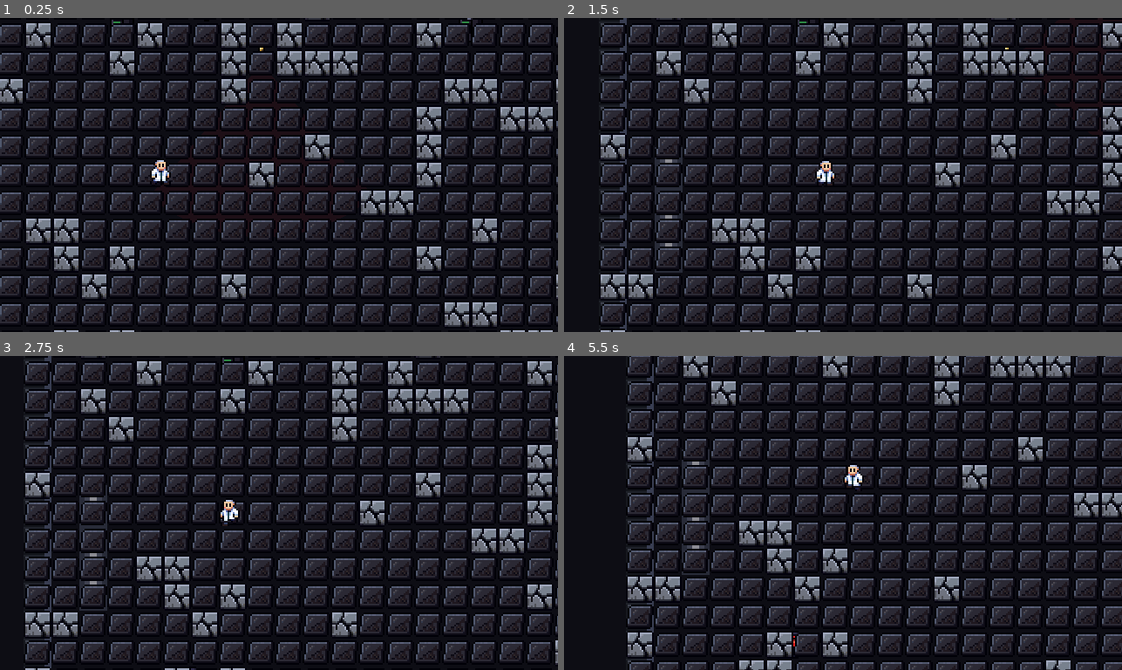
Above: before the commit, frames 1-4 (two rows, left to right).
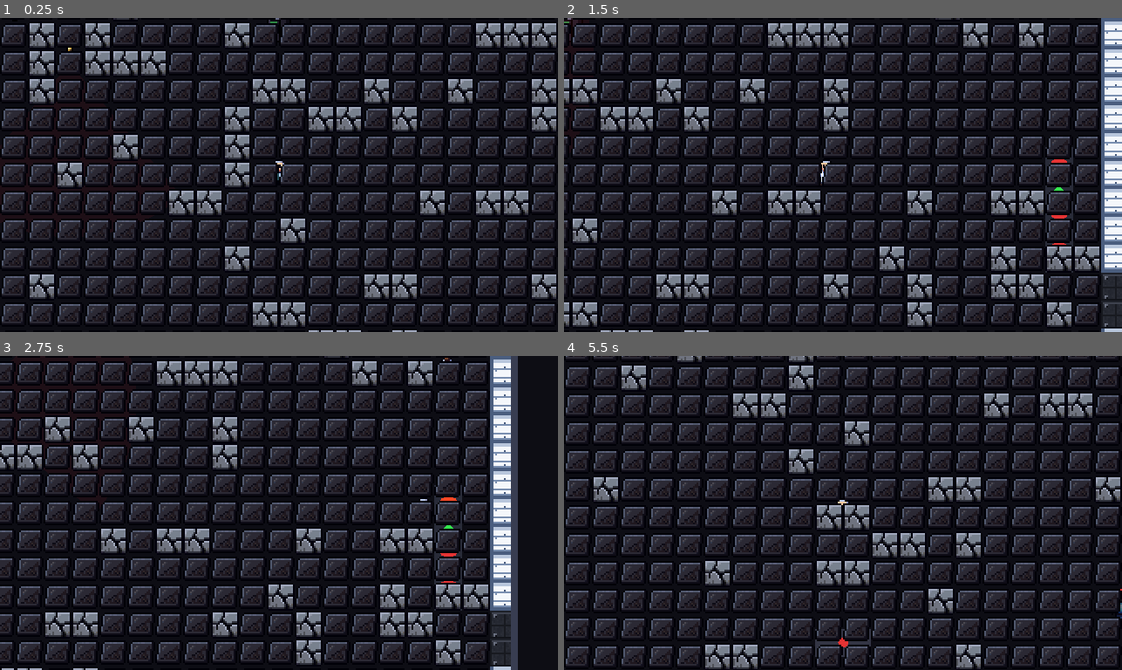
Above: after the commit, the same moments.

Repository: ByteArhkufrda/last-signal
Game: Godot game, scene res://scenes/levels/rooms/room_play.tscn
The game is run twice, just before and just after one commit, with the same random seed, the same clock (stepped at 60 frames per second) and the same inputs. This scene is started directly instead of the project's main scene.
Inputs (mouse positions are in pixels of both pictures, inside the frame that each line leads up to):
- Up to frame 1 (0.25 s): no input
- Up to frame 2 (1.5 s): tap Enter at 0.5 s; move the mouse to (965, 159) at 0.52 s; hold D (move_right) 0.53-1.25 s; tap E (interact) at 0.6 s; click (965, 159) at 0.67 s; drag from (731, 190) to (815, 237) at 1.27 s
- Up to frame 3 (2.75 s): move the mouse to (334, 443) at 2.02 s; hold D (move_right) from 2.03 s (still down); tap Q (radar_pulse) at 2.1 s; tap E (interact) at 2.3 s
- Up to frame 4 (5.5 s): release D (move_right) at 2.75 s; drag from (815, 575) to (675, 465) at 2.77 s; move the mouse to (1010, 560) at 3.52 s; hold A (move_left) 3.53-4.25 s; tap E (interact) at 3.6, 5.1 s; drag from (675, 465) to (759, 434) at 4.27 s; move the mouse to (870, 513) at 5.02 s; hold S (move_down) from 5.03 s (still down); click (870, 513) at 5.17 s

The runs differ from the first frame. In frame 1, 38% of the frame differs, in the area x 0-100%, y 0-100%; in frame 2, 22%; in frame 3, 49%; in frame 4, 58%.

Commit message:
Fix six room bugs found by live debugging (2026-11-19)
- Standalone Central had two players + two Missions (the launcher
  spawned its own on top of the .tscn's): re-use the room's
  Player/Mission instead.
- Solved puzzles never powered a tower standalone: LevelWiring looked
  up towers with get_node_or_null (one level only) — use find_child.
- The map's north edge above Medical and west edge beside the Lab had
  no wall at all (the player walked off the map in the full game);
  close the outer boundary, incl. the SW quarter.
- Caught players respawned at the full game's entrance, outside every
  standalone room but Central: per-room respawn point.
- Doorway gaps stayed open in standalone: the launcher seals them
  (separate body, out of the nav grid like the alcove door).
- The FuseBox was interactable through the divider wall: interaction
  now needs line of sight (the target's own assembly excluded from
  the ray, so panel switches still work).
- Tests: wall counts updated (medical/lab +1 rect, AreaWalls 16->20)
  and a regression test covers all six fixes.

test_rooms.gd: 209 passed. test_runner.gd: 661 passed.

Diff:
--- a/scripts/characters/player.gd
+++ b/scripts/characters/player.gd
@@ -313,10 +313,31 @@
 	var best_dist := INTERACT_RANGE
 	for node in get_tree().get_nodes_in_group("interactable"):
 		var d := global_position.distance_to((node as Node2D).global_position)
-		if d < best_dist:
+		if d < best_dist and _has_line_of_sight(node as Node2D):
 			best_dist = d
 			best = node
 	return best
+
+
+## True when no wall stands between the player and the target — the
+## same wall-layer raycast the robots and the radar pulse use
+## (2026-11-19: the FuseBox was reachable from the Laboratory, 39 px
+## away through the divider wall). The target's own body is excluded,
+## and so are the bodies of its assembly: the panel switches sit ON
+## the panel's body, so a ray to a switch must not stop at the panel.
+func _has_line_of_sight(target: Node2D) -> bool:
+	var exclude: Array[RID] = [get_rid()]
+	var node: Node = target
+	while node != null:
+		if node is CollisionObject2D:
+			exclude.append((node as CollisionObject2D).get_rid())
+		node = node.get_parent()
+	for desc in target.find_children("*", "CollisionObject2D", true, false):
+		exclude.append((desc as CollisionObject2D).get_rid())
+	var query := PhysicsRayQueryParameters2D.create(global_position, target.global_position, 1)
+	query.exclude = exclude
+	var result := get_world_2d().direct_space_state.intersect_ray(query)
+	return result.is_empty()
 
 
 func _get_hud() -> CanvasLayer:
--- a/scripts/levels/level_data.gd
+++ b/scripts/levels/level_data.gd
@@ -80,6 +80,13 @@
 	Rect2(640, 728, 288, 16), Rect2(960, 728, 320, 16),
 	# Communication Yard: west, east and south walls.
 	Rect2(624, 736, 16, 192), Rect2(1264, 736, 16, 192), Rect2(640, 920, 640, 16),
+	# Outer boundary, closed 2026-11-19 (debug: these two edges had no
+	# wall at all — the player walked off the map north of the Medical
+	# Wing and west of the Laboratory, in the full game).
+	Rect2(640, 0, 640, 16), Rect2(0, 368, 16, 368),
+	# South-west quarter (floored, no area): close its west/south edges
+	# so the dead space is sealed as well.
+	Rect2(0, 736, 16, 192), Rect2(0, 920, 640, 16),
 ]
 
 ## Solid props (crates + the yard dish) as 16x16 rects, for the nav grid.
--- a/scripts/levels/level_wiring.gd
+++ b/scripts/levels/level_wiring.gd
@@ -24,14 +24,21 @@
 var _puzzles_solved: int = 0
 
 
+## Where a caught player respawns. The full game uses the entrance
+## (LevelData.SPAWN); a standalone room passes its own spawn point
+## (2026-11-19: the entrance is outside every room but Central).
+var _respawn_point: Vector2 = LevelData.SPAWN
+
+
 ## Wire `root` (the level, or a standalone room's root). The room
 ## launcher passes its own root; the assembler passes the level.
-func setup(root: Node2D, player: CharacterBody2D, mission: Node, nav_grid: AStarGrid2D, blocked: Array[Rect2]) -> void:
+func setup(root: Node2D, player: CharacterBody2D, mission: Node, nav_grid: AStarGrid2D, blocked: Array[Rect2], respawn_point: Vector2 = LevelData.SPAWN) -> void:
 	_root = root
 	_player = player
 	_mission = mission
 	_nav_grid = nav_grid
 	_blocked = blocked
+	_respawn_point = respawn_point
 	_wire_interactables()
 	for zone in _root.find_children("AreaZone_*", "Area2D", true, false):
 		zone.body_entered.connect(_on_area_body_entered.bind(str(zone.get_meta("area_name"))))
@@ -187,7 +194,11 @@
 	# Mirror the count onto the level (test hook: level._puzzles_solved).
 	_root.set("_puzzles_solved", _puzzles_solved)
 	var tower_name: String = str(puzzle.get("powers_tower"))
-	var tower: StaticBody2D = _root.get_node_or_null(tower_name)
+	# find_child (recursive): in the full level the towers are direct
+	# children of the root; in a standalone room they sit under the
+	# room node, and get_node_or_null only looks one level down
+	# (2026-11-19: solved puzzles never powered a tower standalone).
+	var tower: StaticBody2D = _root.find_child(tower_name, true, false) as StaticBody2D
 	if tower != null:
 		tower.power_restored = true
 	_play_sound("chime")
@@ -224,7 +235,10 @@
 	var hud: CanvasLayer = _get_hud()
 	if _mission.try_transmit():
 		_play_sound("fanfare")
-		var console: Node2D = _root.get_node_or_null("TransmitConsole")
+		# Same recursive lookup as _on_puzzle_solved: the console is
+		# a direct child in the full level, nested under the room
+		# standalone.
+		var console: Node2D = _root.find_child("TransmitConsole", true, false) as Node2D
 		if console != null:
 			_spawn_ring(console.global_position, Color(0.3, 1.0, 0.4), 64.0)
 		if hud != null:
@@ -270,7 +284,7 @@
 
 
 func _on_player_caught() -> void:
-	_player.global_position = LevelData.SPAWN
+	_player.global_position = _respawn_point
 	_player.velocity = Vector2.ZERO
 	_play_sound("sting")
 	var hud: CanvasLayer = _get_hud()
--- a/scripts/levels/room_base.gd
+++ b/scripts/levels/room_base.gd
@@ -71,13 +71,57 @@
 	return med if med != null else LevelData.WALL_TEXTURE
 
 
+## Doorway gaps in this room's walls, for the standalone launcher.
+## In the full map the gaps open into the neighbouring rooms; in
+## standalone there is nothing beyond them, so room_play seals them
+## with walls. Computed from wall_rects(): on each wall line (one x
+## for vertical walls, one y for horizontal), the intervals the
+## room's wall rects do not cover, bounded by the room's own extent.
+## Walls the .tscn builds (Central's north/west ring) are not in
+## wall_rects(), so they never produce a spurious gap here.
+func doorway_gap_rects() -> Array[Rect2]:
+	var gaps: Array[Rect2] = []
+	var vertical: Dictionary = {}
+	var horizontal: Dictionary = {}
+	for r in wall_rects():
+		if r.size.x == 16 and r.size.y > 16:
+			if not vertical.has(r.position.x):
+				vertical[r.position.x] = []
+			(vertical[r.position.x] as Array).append(r)
+		elif r.size.y == 16 and r.size.x > 16:
+			if not horizontal.has(r.position.y):
+				horizontal[r.position.y] = []
+			(horizontal[r.position.y] as Array).append(r)
+	for x in vertical.keys():
+		var rects: Array = vertical[x]
+		rects.sort_custom(func(a: Rect2, b: Rect2) -> bool: return a.position.y < b.position.y)
+		var covered: float = room_rect.position.y
+		for r in rects:
+			if r.position.y > covered:
+				gaps.append(Rect2(x, covered, 16, r.position.y - covered))
+			covered = maxf(covered, r.end.y)
+		if covered < room_rect.end.y:
+			gaps.append(Rect2(x, covered, 16, room_rect.end.y - covered))
+	for y in horizontal.keys():
+		var rects: Array = horizontal[y]
+		rects.sort_custom(func(a: Rect2, b: Rect2) -> bool: return a.position.x < b.position.x)
+		var covered: float = room_rect.position.x
+		for r in rects:
+			if r.position.x > covered:
+				gaps.append(Rect2(covered, y, r.position.x - covered, 16))
+			covered = maxf(covered, r.end.x)
+		if covered < room_rect.end.x:
+			gaps.append(Rect2(covered, y, room_rect.end.x - covered, 16))
+	return gaps
+
+
 ## Build the room's code-built walls as one StaticBody2D named
 ## "Walls_<room_key>". Visuals are built exactly like level_01.gd
 ## _build_area_walls: textured Polygon2D (UVs = world coords, texture
 ## repeats every 16 px, white color) + a darker edge highlight.
-func _build_wall_rects(rects: Array[Rect2]) -> StaticBody2D:
+func _build_wall_rects(rects: Array[Rect2], body_name: String = "") -> StaticBody2D:
 	var body := StaticBody2D.new()
-	body.name = "Walls_" + room_key
+	body.name = body_name if body_name != "" else "Walls_" + room_key
 	body.collision_layer = 1
 	body.collision_mask = 0
 	add_child(body)
--- a/scripts/levels/rooms/laboratory.gd
+++ b/scripts/levels/rooms/laboratory.gd
@@ -27,6 +27,9 @@
 		Rect2(624, 368, 16, 160), Rect2(624, 560, 16, 176),
 		Rect2(0, 352, 288, 16), Rect2(320, 352, 320, 16),
 		Rect2(0, 728, 640, 16),
+		# West exterior (2026-11-19: this edge had no wall — the
+		# player walked off the map beside the lab, in the full game).
+		Rect2(0, 368, 16, 368),
 	]
 
 
--- a/scripts/levels/rooms/medical_wing.gd
+++ b/scripts/levels/rooms/medical_wing.gd
@@ -32,6 +32,9 @@
 		Rect2(624, 0, 16, 240), Rect2(624, 272, 16, 96),
 		Rect2(640, 352, 288, 16), Rect2(960, 352, 320, 16),
 		Rect2(1264, 0, 16, 368),
+		# North exterior (2026-11-19: this edge had no wall — the
+		# player walked off the map above the wing, in the full game).
+		Rect2(640, 0, 640, 16),
 	]
 
 
--- a/scripts/levels/rooms/room_play.gd
+++ b/scripts/levels/rooms/room_play.gd
@@ -47,13 +47,36 @@
 	room = room_scene.instantiate()
 	room.standalone = true
 	add_child(room)
-	player = PLAYER_SCENE.instantiate()
-	player.name = "Player"
+	# Central Control ships its own Player and Mission in the .tscn;
+	# re-use them instead of spawning a second pair (2026-11-19: two
+	# players fought each other — the pair drifted left on its own,
+	# input came out inverted, every E fired twice, and the fuse box
+	# read the wrong player's empty inventory).
+	var room_player: CharacterBody2D = room.get_node_or_null("Player") as CharacterBody2D
+	if room_player != null:
+		player = room_player
+	else:
+		player = PLAYER_SCENE.instantiate()
+		player.name = "Player"
+		add_child(player)
 	player.position = room.spawn_point
-	add_child(player)
-	mission = MISSION_SCRIPT.new()
-	mission.name = "Mission"
-	add_child(mission)
+	var room_mission: Node = room.get_node_or_null("Mission")
+	if room_mission != null:
+		mission = room_mission
+	else:
+		mission = MISSION_SCRIPT.new()
+		mission.name = "Mission"
+		add_child(mission)
+	# Seal the doorway gaps: in the full map they open into the
+	# neighbours, here there is nothing beyond them (2026-11-19: the
+	# player walked out of standalone rooms through the 32 px gaps).
+	# The seal is a separate body and stays OUT of the nav grid — same
+	# precedent as the alcove door: no path ever needs to cross it
+	# (the player is sealed inside), and the grid must keep agreeing
+	# with the full level's grid cell for cell.
+	var seal: Array[Rect2] = room.doorway_gap_rects()
+	if not seal.is_empty():
+		room._build_wall_rects(seal, "WallsSeal_" + room_key)
 	var inflatable: Array[Rect2] = [Rect2(160, 80, 16, 16)]
 	inflatable.append_array(LevelData.PROP_SOLID_RECTS)
 	var nav_grid: AStarGrid2D = RoomBase.build_nav_grid(
@@ -66,4 +89,6 @@
 	camera.limit_bottom = int(room.room_rect.end.y)
 	wiring = LevelWiring.new()
 	add_child(wiring)
-	wiring.setup(self, player, mission, nav_grid, room.blocked_rects())
+	# Caught in a standalone room, respawn at that room's spawn — the
+	# full game's entrance (320, 184) is outside every other room.
+	wiring.setup(self, player, mission, nav_grid, room.blocked_rects(), room.spawn_point)
--- a/scripts/tests/test_rooms.gd
+++ b/scripts/tests/test_rooms.gd
@@ -46,13 +46,13 @@
 		"nodes": {
 			"ScannerRobot": Vector2(900, 120), "MedBedStandard": Vector2(700, 64),
 		},
-		"towers": 0, "puzzles": 0, "enemies": 1, "wall_children": 15,
+		"towers": 0, "puzzles": 0, "enemies": 1, "wall_children": 18,
 	},
 	"laboratory": {
 		"area": "آزمایشگاه تحقیقاتی", "tile_rect": Rect2i(0, 23, 40, 23),
 		"spawn": Vector2(320, 400), "target_cell": Vector2i(10, 30),
 		"nodes": {"LabRobot": Vector2(200, 560)},
-		"towers": 0, "puzzles": 0, "enemies": 1, "wall_children": 15,
+		"towers": 0, "puzzles": 0, "enemies": 1, "wall_children": 18,
 	},
 	"engine_room": {
 		"area": "نیروگاه", "tile_rect": Rect2i(40, 23, 40, 23),
@@ -98,7 +98,7 @@
 	for t in ["test_command_center_standalone", "test_medical_wing_standalone",
 			"test_laboratory_standalone", "test_engine_room_standalone",
 			"test_communications_standalone", "test_assembled_level_keeps_positions",
-			"test_room_play_scene_loads"]:
+			"test_room_play_scene_loads", "test_standalone_room_fixes"]:
 		paused = false
 		var v = await call(t)
 		if v == true:
@@ -239,14 +239,14 @@
 			assert_true(node != null, "assembled level has %s" % node_name)
 			if node != null:
 				assert_eq(node.global_position, check["nodes"][node_name], "assembled %s position" % node_name)
-	# No duplicates from the split: exactly 16 textured wall visuals
-	# (one per AREA_WALL_RECTS rect) and exactly 5 area zones.
+	# No duplicates from the split: one textured wall visual per
+	# AREA_WALL_RECTS rect, and exactly 5 area zones.
 	var walls: StaticBody2D = level.get_node("AreaWalls")
 	var visuals := 0
 	for child in walls.get_children():
 		if child is Polygon2D and (child as Polygon2D).texture != null:
 			visuals += 1
-	assert_eq(visuals, 16, "assembled AreaWalls has exactly 16 textured wall visuals")
+	assert_eq(visuals, LevelData.AREA_WALL_RECTS.size(), "assembled AreaWalls has one textured wall visual per AREA_WALL_RECTS rect")
 	var zones := 0
 	for child in level.get_children():
 		if child is Area2D and child.name.begins_with("AreaZone_"):
@@ -266,3 +266,126 @@
 	assert_true(play.get("room_key_override") != null, "room_play has room_key_override")
 	play.queue_free()
 	return true
+
+
+## Regression tests for the six room bugs found by live debugging
+## (2026-11-19): twin players, towers never powering standalone,
+## open map edges, caught respawn outside the room, open doorway gaps
+## in standalone, and through-wall interaction.
+func test_standalone_room_fixes() -> bool:
+	# A cached assembled level from the earlier tests would pollute
+	# the global "interactable" group — its switches sit at the same
+	# coordinates as the room's, and the player would flip the
+	# level's panel instead of the room's. Free it first; _get_level()
+	# rebuilds a fresh one for the edge checks below.
+	if _level != null:
+		_level.queue_free()
+		_level = null
+		await process_frame
+		await process_frame
+	# Twin players (F): standalone Central has exactly one player
+	# and one Mission — the room's own, re-used by the launcher.
+	var play_scene: PackedScene = load("res://scenes/levels/rooms/room_play.tscn")
+	var play: Node2D = play_scene.instantiate()
+	play.room_key_override = "command_center"
+	root.add_child(play)
+	var players := 0
+	for node in get_nodes_in_group("player"):
+		if play.is_ancestor_of(node):
+			players += 1
+	assert_eq(players, 1, "standalone command_center has exactly one player")
+	assert_true(play.mission == play.room.get_node("Mission"), "launcher re-uses the room's Mission")
+	# Towers power standalone (A): solve all three puzzles and the
+	# mission reaches the transmit stage.
+	var panel: StaticBody2D = play.room.get_node("BreakerPanel")
+	var player: CharacterBody2D = play.player
+	for pos in [Vector2(64, 204), Vector2(64, 180), Vector2(64, 228)]:
+		player.global_position = pos
+		for i in 5:
+			await physics_frame
+		Input.action_press("interact")
+		for i in 3:
+			await physics_frame
+		Input.action_release("interact")
+	assert_true(panel.is_solved, "standalone breaker solves")
+	assert_true((play.room.get_node("Tower1") as StaticBody2D).power_restored, "standalone Tower1 powers on")
+	var wire: StaticBody2D = play.room.get_node("WirePanel")
+	for round in 2:
+		for pos in [Vector2(576, 180), Vector2(576, 204), Vector2(576, 228)]:
+			player.global_position = pos
+			for i in 5:
+				await physics_frame
+			Input.action_press("interact")
+			for i in 3:
+				await physics_frame
+			Input.action_release("interact")
+	assert_true(wire.is_solved, "standalone wire panel solves")
+	assert_true((play.room.get_node("Tower2") as StaticBody2D).power_restored, "standalone Tower2 powers on")
+	var box: StaticBody2D = play.room.get_node("FuseBox")
+	player.add_item("fuse", 1, 0.0)
+	player.global_position = Vector2(320, 312)
+	for i in 5:
+		await physics_frame
+	Input.action_press("interact")
+	for i in 3:
+		await physics_frame
+	Input.action_release("interact")
+	assert_true(box.is_solved, "standalone fuse box solves with a fuse")
+	assert_true((play.room.get_node("Tower3") as StaticBody2D).power_restored, "standalone Tower3 powers on")
+	# Powered is not active: each tower needs E once powered (the
+	# mission only reaches the transmit stage after all three).
+	for tower_pos in [Vector2(80, 80), Vector2(288, 48), Vector2(448, 320)]:
+		player.global_position = tower_pos
+		for i in 5:
+			await physics_frame
+		Input.action_press("interact")
+		for i in 3:
+			await physics_frame
+		Input.action_release("interact")
+	for tower_name in ["Tower1", "Tower2", "Tower3"]:
+		assert_true((play.room.get_node(tower_name) as StaticBody2D).is_active, "standalone %s activates" % tower_name)
+	assert_true(play.mission.try_transmit(), "standalone command_center is winnable")
+	play.queue_free()
+	await process_frame
+	await process_frame
+	# Doorway seals (D): every room seals its gaps in standalone
+	# (3 children per sealed rect: shape + visual + highlight).
+	for key in ["command_center", "medical_wing", "laboratory", "engine_room", "communications"]:
+		var p: Node2D = play_scene.instantiate()
+		p.room_key_override = key
+		root.add_child(p)
+		var rbase: RoomBase = p.room
+		var gaps: Array[Rect2] = rbase.doorway_gap_rects()
+		var seal: Node = p.room.get_node_or_null("WallsSeal_" + key)
+		assert_true(seal != null, "%s doorway seal exists" % key)
+		if seal != null:
+			assert_eq(seal.get_child_count(), gaps.size() * 3, "%s seal children" % key)
+		p.queue_free()
+		await process_frame
+		await process_frame
+	# Caught respawn (C): standalone Medical respawns inside its room.
+	var med: Node2D = play_scene.instantiate()
+	med.room_key_override = "medical_wing"
+	root.add_child(med)
+	var med_wiring: LevelWiring = med.wiring
+	med_wiring._on_player_caught()
+	assert_eq(med.player.global_position, Vector2(704, 256), "caught player respawns at the medical spawn")
+	med.queue_free()
+	await process_frame
+	await process_frame
+	# Map edges (B): the two missing outer walls are solid in the
+	# assembled grid — north row above Medical, west column of the Lab.
+	var level: Node2D = _get_level()
+	var grid: AStarGrid2D = level.get("_nav_grid")
+	assert_true(grid.is_point_solid(Vector2i(50, 0)), "assembled grid: medical north edge is solid")
+	assert_true(grid.is_point_solid(Vector2i(0, 30)), "assembled grid: laboratory west edge is solid")
+	# Through-wall interact (E1): the FuseBox is 39 px from the lab
+	# side of the divider — in range, but behind a wall.
+	var fuse: Node2D = level.get_node("FuseBox")
+	var lplayer: CharacterBody2D = level.get_node("Player")
+	lplayer.global_position = Vector2(320, 375)
+	for i in 5:
+		await physics_frame
+	assert_true(lplayer.global_position.distance_to(fuse.global_position) < 40.0, "player is within interact range of the fuse box")
+	assert_true(lplayer.get("_current_interactable") == null, "fuse box is not interactable through the wall")
+	return true
